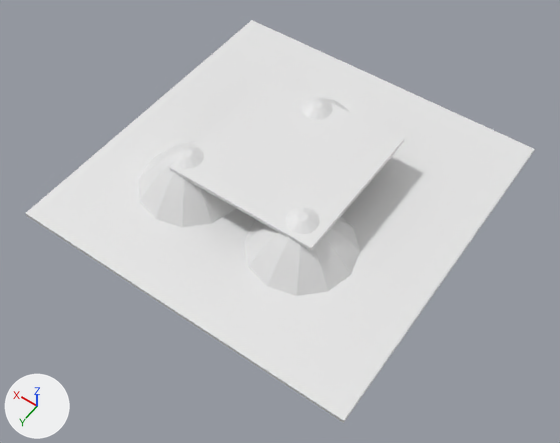
A saved change to the glTF model terrain/evil/mindSetBaseGround.glb.
Camera for both pictures: a 50 mm camera at (-2572.0, 3501.0, 4457.0) aimed at (-308.0, 331.0, -524.0). Every picture has the same lights, and +X, +Y and +Z are marked at lower left.

In view in the first picture: 'BigGround', 'baseGround', 'bigSlope', 'bigSlope.001', 'bigSlope.002'.
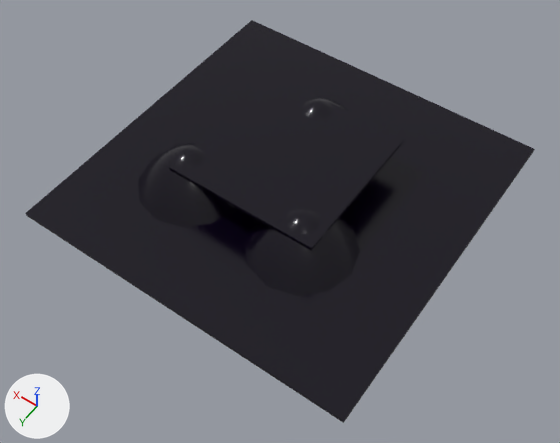
Where the newer file only moved an object's origin or applied its transform, the numbers keep the older frame.

The edits, one by one:
Material 'cityFloor' (mat_cityfloor) is new.
Its base color is (0.00193, 0.0, 0.00713) (black #060014).
Its metallic is 0.118.
Its roughness is 0.201.
me_cube_522 has 98 vertices, 192 faces and spans x -674.0..674.0, y -674.0..674.0, z -16.0..16.0.
me_cube_522 now uses material mat_cityfloor (black #060014).
me_cube_523 has 482 vertices, 960 faces and spans x -1516.0..1516.0, y -1516.0..1516.0, z -16.0..16.0.
me_cube_523 now uses material mat_cityfloor (black #060014).
me_cylinder has 112 vertices, 210 faces and spans x -464.0..464.0, y -464.0..464.0, z -198.0..198.0.
me_cylinder now uses material mat_cityfloor (black #060014).
me_cylinder_001 has 112 vertices, 210 faces and spans x -464.0..464.0, y -464.0..464.0, z -198.0..198.0.
me_cylinder_001 now uses material mat_cityfloor (black #060014).
me_cylinder_002 has 112 vertices, 210 faces and spans x -464.0..464.0, y -464.0..464.0, z -198.0..198.0.
me_cylinder_002 now uses material mat_cityfloor (black #060014).

Changed parts and their boxes [x1, y1, x2, y2] in the pictures (560 x 443 px):
'BigGround', recoloured (white to black)
    both: [25, 20, 535, 423]
'baseGround', recoloured (white to black)
    both: [169, 74, 405, 251]
'bigSlope.002', recoloured (white to black)
    both: [244, 207, 360, 296]
'bigSlope.001', recoloured (white to black)
    both: [138, 142, 235, 227]
'bigSlope', recoloured (white to black)
    both: [302, 97, 350, 120]
